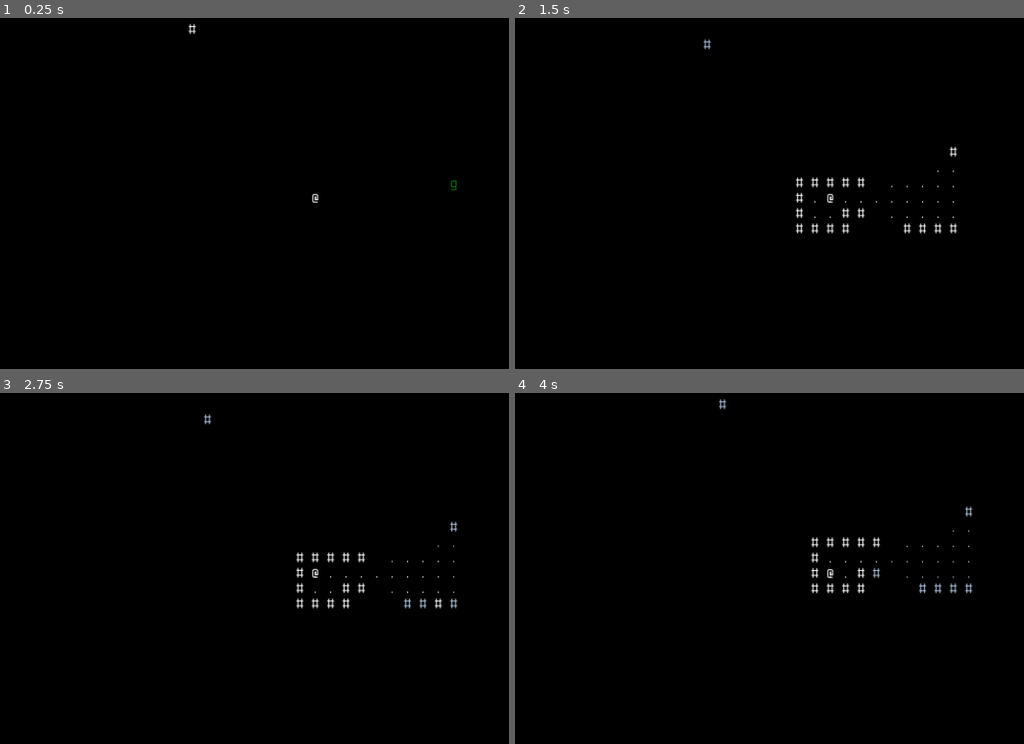
Above: before the commit, frames 1-4 (two rows, left to right).
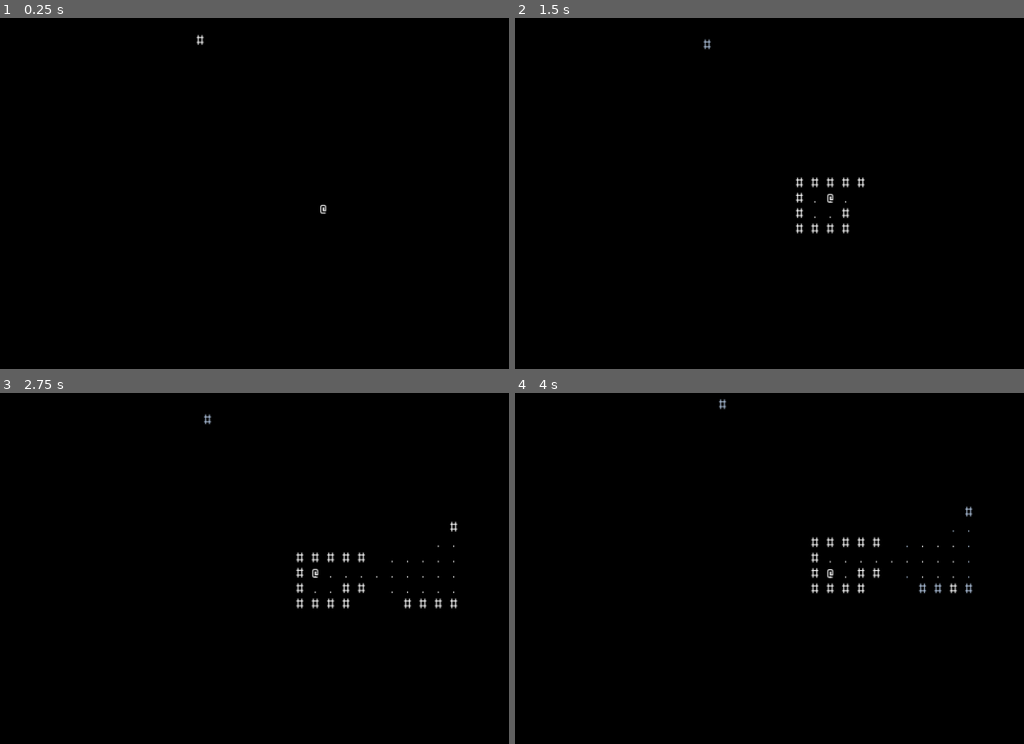
Above: after the commit, the same moments.

Repository: ElPresidentePoole/godot-rl
Game: Godot game, scene res://scenes/dungeon.tscn
The game is run twice, just before and just after one commit, with the same random seed, the same clock (stepped at 60 frames per second) and the same inputs.
Inputs:
- Up to frame 1 (0.25 s): no input
- Up to frame 2 (1.5 s): hold W (move_north) from 0.53 s (still down); tap Enter at 1.25 s
- Up to frame 3 (2.75 s): tap Space at 2 s; release W (move_north) at 2.03 s; hold A (move_west) from 2.03 s (still down)
- Up to frame 4 (4 s): tap Enter at 3.5 s; release A (move_west) at 3.53 s; hold S (move_south) from 3.53 s (still down)

The runs differ from the first frame. In frame 1, 0.2% of the frame differs, in the area x 36-90%, y 1-56%; in frame 2, 0.2%, in the area x 67-87%, y 36-62%; in frame 3, less than 0.1%; in frame 4, less than 0.1%.

Commit message:
refactoring so children aren't managing parents

Diff:
--- /dev/null
+++ b/Globals.gd
@@ -0,0 +1,11 @@
+extends Node
+
+# XXX: maybe this *does* belong in Player.gd?  No one else needs it.
+
+enum MovementDirection {
+	NORTH,
+	SOUTH,
+	EAST,
+	WEST,
+	NONE
+	}
--- a/project.godot
+++ b/project.godot
@@ -14,6 +14,10 @@
 run/main_scene="res://scenes/dungeon.tscn"
 config/features=PackedStringArray("4.0", "Forward Plus")
 config/icon="res://icon.svg"
+
+[autoload]
+
+Globals="*res://Globals.gd"
 
 [display]
 
--- a/scenes/dungeon.gd
+++ b/scenes/dungeon.gd
@@ -5,40 +5,84 @@
 const S_Cell: PackedScene = preload("res://scenes/cell.tscn")
 
 @onready var mobs: Node = $Mobs
-@onready var _cellmap: CellMap = $CellMap
+@onready var cellmap: CellMap = $CellMap
+@onready var player_mrpas: MRPAS = cellmap.build_mrpas_from_map()
+@onready var astar: AStar2D = $CellMap.astar
+@onready var player: Node2D = $Player
+var player_seen_tiles: Array[Vector2] = [] # TODO
+
+signal turn_taken(player_state: Dictionary)
 
 func get_cellmap() -> CellMap:
-	return _cellmap
+	return cellmap
 
 func get_astar() -> AStar2D:
 	return get_cellmap().astar
 
 func spawn_player(x: int, y: int) -> void:
-	var p = S_Player.instantiate()
-	p.position = Vector2(x, y) * _cellmap.CELL_SIZE
-	p.cellmap = get_cellmap()
-	p.astar = get_astar()
-	p.connect('turn_taken', func (new_player_state):
-		for m in mobs.get_children():
-			m._on_player_turn_taken(new_player_state)
-		p.update_fov(mobs.get_children(), new_player_state['new_position']))
-	add_child(p)
-	p.update_fov(mobs.get_children(), _cellmap.world_pos_to_cell(p.position)) # why it still broke?
+	# TODO: come back to this after refactoring
+	var p = player
+	p.position = Vector2(x, y) * cellmap.CELL_SIZE
+#	p.connect('turn_taken', func (new_player_state):
+#		for m in mobs.get_children():
+#			m._on_player_turn_taken(new_player_state)
+#		update_player_fov(new_player_state['new_position']))
+#	add_child(p)
+	update_player_fov(cellmap.world_pos_to_cell(p.position)) # why it still broke?
 
 func spawn_mob(x: int, y: int) -> void:
 	var m = S_Mob.instantiate()
-	m.position = Vector2(x, y) * _cellmap.CELL_SIZE
+	m.position = Vector2(x, y) * cellmap.CELL_SIZE
 	m.cellmap = get_cellmap()
 	m.astar = get_astar()
 	mobs.add_child(m)
 
+func update_player_fov(new_position: Vector2) -> void:
+	""" Calculates the player's current fov and hides/shows mobs and cellmap cells based on it.  This, obviously, causes side effects! """
+	var player_cell_pos: Vector2 = cellmap.world_pos_to_cell(new_position)
+	player_mrpas.clear_field_of_view()
+	player_mrpas.compute_field_of_view(player_cell_pos, 8)
+	for c in cellmap.get_children():
+		var cell_pos: Vector2 = cellmap.world_pos_to_cell(c.position)
+		if player_mrpas.is_in_view(cell_pos):
+			if not cell_pos in player_seen_tiles:
+				player_seen_tiles.append(cell_pos)
+			c.show()
+			c.symbol.modulate = Color.WHITE
+		elif cell_pos in player_seen_tiles:
+			c.show()
+			c.symbol.modulate = Color.LIGHT_STEEL_BLUE
+		else:
+			c.hide()
+	for m in mobs.get_children():
+		var mob_cell_pos: Vector2 = cellmap.world_pos_to_cell(m.position)
+		if player_mrpas.is_in_view(mob_cell_pos):
+			m.show()
+		else:
+			m.hide()
+
+func _on_player_attempt_to_move(dv) -> void:
+	dv *= cellmap.CELL_SIZE
+	if not astar.is_point_disabled(cellmap.get_cell_id(player.position+dv)):
+##			astar.set_point_disabled(cellmap.get_cell_id(position), false)
+##			astar.set_point_disabled(cellmap.get_cell_id(position+dv), true)
+###			position = position+dv
+		player.ready_to_move = false
+		emit_signal("turn_taken", { 'new_position': player.position+dv })
+		await create_tween().tween_property(player, 'position', player.position+dv, 0.1).finished
+		player.ready_to_move = true
+
 # Called when the node enters the scene tree for the first time.
 func _ready() -> void:
-	var player_pos: Vector2 = _cellmap.root.get_leaves()[0].get_room_center()
+	var player_pos: Vector2 = cellmap.root.get_leaves()[0].get_room_center()
 	spawn_player(player_pos.x, player_pos.y)
-	var mob_pos: Vector2 = _cellmap.root.get_leaves()[1].get_room_center()
-	spawn_mob(mob_pos.x, mob_pos.y)
+#	var mob_pos: Vector2 = cellmap.root.get_leaves()[1].get_room_center()
+#	spawn_mob(mob_pos.x, mob_pos.y)
 
 # Called every frame. 'delta' is the elapsed time since the previous frame.
 func _process(delta) -> void:
 	pass
+
+
+func _on_turn_taken(player_state):
+	update_player_fov(player.position) # why it still broke?
--- a/scenes/dungeon.tscn
+++ b/scenes/dungeon.tscn
@@ -1,7 +1,8 @@
-[gd_scene load_steps=3 format=3 uid="uid://re2vp0cuxyld"]
+[gd_scene load_steps=4 format=3 uid="uid://re2vp0cuxyld"]
 
 [ext_resource type="Script" path="res://scenes/dungeon.gd" id="1_y36ka"]
 [ext_resource type="PackedScene" uid="uid://batkty6w8hmy" path="res://scenes/cell_map.tscn" id="2_imety"]
+[ext_resource type="PackedScene" uid="uid://bshgvq58j27y3" path="res://scenes/player.tscn" id="3_txnym"]
 
 [node name="Dungeon" type="Node2D"]
 script = ExtResource("1_y36ka")
@@ -9,3 +10,8 @@
 [node name="CellMap" parent="." instance=ExtResource("2_imety")]
 
 [node name="Mobs" type="Node" parent="."]
+
+[node name="Player" parent="." instance=ExtResource("3_txnym")]
+
+[connection signal="turn_taken" from="." to="." method="_on_turn_taken"]
+[connection signal="attempt_to_move" from="Player" to="." method="_on_player_attempt_to_move"]
--- a/scenes/player.gd
+++ b/scenes/player.gd
@@ -1,31 +1,19 @@
 extends Node2D
 
-@onready var cellmap: CellMap
-@onready var astar: AStar2D
 @onready var n: RayCast2D = $N
 @onready var s: RayCast2D = $S
 @onready var e: RayCast2D = $E
 @onready var w: RayCast2D = $W
-@onready var mrpas: MRPAS = cellmap.build_mrpas_from_map()
-var seen_tiles: Array[Vector2] = [] # TODO
 
 # XXX: should there be a "player_state" function or something that returns stuff
 # like where the player is in CellMap turns and stuff?  maybe have a signal like
 # turn_taken(new_player_state)?
 
-signal turn_taken(player_state: Dictionary)
+signal attempt_to_move(dv: Vector2)
 
 var ready_to_move: bool = true
 
-enum MovementDirection {
-	NORTH,
-	SOUTH,
-	EAST,
-	WEST,
-	NONE
-	}
-
-var moving: MovementDirection = MovementDirection.NONE
+var moving: Globals.MovementDirection = Globals.MovementDirection.NONE
 
 # Called when the node enters the scene tree for the first time.
 func _ready() -> void:
@@ -37,67 +25,35 @@
 		return
 
 	var dv: Vector2 = Vector2()
-	if moving == MovementDirection.NORTH:
+	if moving == Globals.MovementDirection.NORTH:
 		dv += Vector2(0, -1)
-	elif moving == MovementDirection.SOUTH:
+	elif moving == Globals.MovementDirection.SOUTH:
 		dv += Vector2(0, 1)
-	elif moving == MovementDirection.EAST:
+	elif moving == Globals.MovementDirection.EAST:
 		dv += Vector2(1, 0)
-	elif moving == MovementDirection.WEST:
+	elif moving == Globals.MovementDirection.WEST:
 		dv += Vector2(-1, 0)
-	elif moving == MovementDirection.NONE:
+	elif moving == Globals.MovementDirection.NONE:
 		dv = Vector2.ZERO
 
 	if dv != Vector2.ZERO:
-		dv *= cellmap.CELL_SIZE
-		if not astar.is_point_disabled(cellmap.get_cell_id(position+dv)):
-#			astar.set_point_disabled(cellmap.get_cell_id(position), false)
-#			astar.set_point_disabled(cellmap.get_cell_id(position+dv), true)
-#			position = position+dv
-			ready_to_move = false
-			emit_signal("turn_taken", { 'new_position': position+dv })
-			await create_tween().tween_property(self, 'position', position+dv, 0.1).finished
-			ready_to_move = true
-
-func update_fov(mobs: Array[Node], new_position: Vector2) -> void:
-	""" Calculates the player's current fov and hides/shows mobs and cellmap cells based on it.  This, obviously, causes side effects! """
-	var player_cell_pos: Vector2 = cellmap.world_pos_to_cell(new_position)
-	mrpas.clear_field_of_view()
-	mrpas.compute_field_of_view(player_cell_pos, 8)
-	for c in cellmap.get_children(): # XXX: should the fov code for the player go in player.gd?
-		var cell_pos: Vector2 = cellmap.world_pos_to_cell(c.position)
-		if mrpas.is_in_view(cell_pos):
-			if not cell_pos in seen_tiles:
-				seen_tiles.append(cell_pos)
-			c.show()
-			c.symbol.modulate = Color.WHITE
-		elif cell_pos in seen_tiles:
-			c.show()
-			c.symbol.modulate = Color.LIGHT_STEEL_BLUE
-		else:
-			c.hide()
-	for m in mobs:
-		var mob_cell_pos: Vector2 = cellmap.world_pos_to_cell(m.position)
-		if mrpas.is_in_view(mob_cell_pos):
-			m.show()
-		else:
-			m.hide()
+		emit_signal('attempt_to_move', dv)
 
 func _unhandled_input(event: InputEvent) -> void:
 	if event.is_action_pressed("move_north"):
-		moving = MovementDirection.NORTH
+		moving = Globals.MovementDirection.NORTH
 	elif event.is_action_pressed("move_south"):
-		moving = MovementDirection.SOUTH
+		moving = Globals.MovementDirection.SOUTH
 	elif event.is_action_pressed("move_east"):
-		moving = MovementDirection.EAST
+		moving = Globals.MovementDirection.EAST
 	elif event.is_action_pressed("move_west"):
-		moving = MovementDirection.WEST
+		moving = Globals.MovementDirection.WEST
 
-	if event.is_action_released("move_north") and moving == MovementDirection.NORTH \
-		or event.is_action_released("move_south") and moving == MovementDirection.SOUTH \
-		or event.is_action_released("move_east") and moving == MovementDirection.EAST \
-		or event.is_action_released("move_west") and moving == MovementDirection.WEST:
-		moving = MovementDirection.NONE
+	if event.is_action_released("move_north") and moving == Globals.MovementDirection.NORTH \
+		or event.is_action_released("move_south") and moving == Globals.MovementDirection.SOUTH \
+		or event.is_action_released("move_east") and moving == Globals.MovementDirection.EAST \
+		or event.is_action_released("move_west") and moving == Globals.MovementDirection.WEST:
+		moving = Globals.MovementDirection.NONE
 
 # Called every frame. 'delta' is the elapsed time since the previous frame.
 func _process(delta) -> void:
